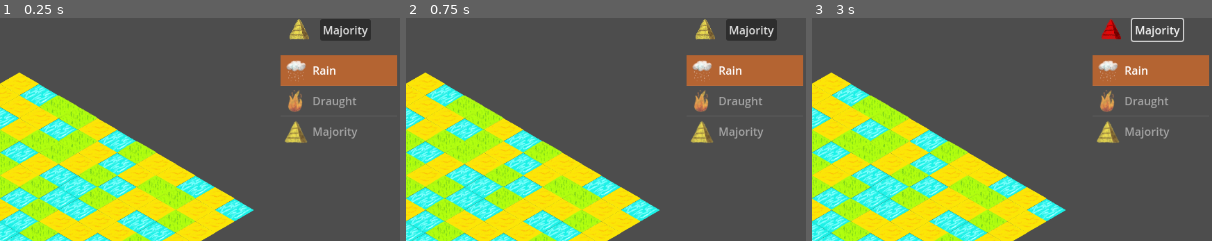
Above: before the commit, frames 1-3 (left to right).
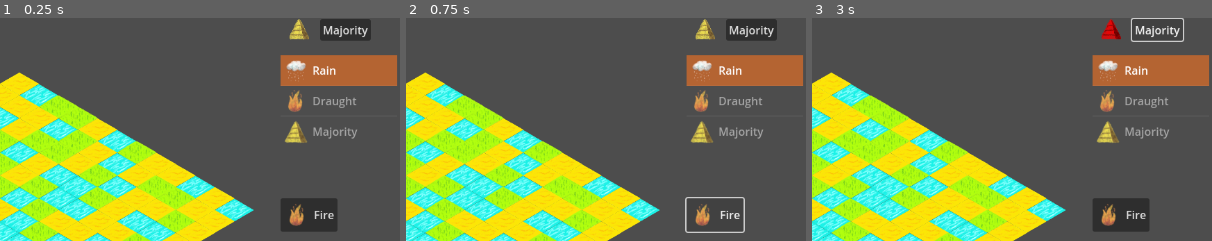
Above: after the commit, the same moments.

Repository: matouseek/game_jam_24
Game: Godot game, scene res://scenes/game.tscn
Same seed, same stepped clock (60 frames per second), same inputs: the game is played once before the commit and once after it. The engine's default icon, where the game draws it, is replaced by a stand-in: a white triangle on a blue panel in a dark square.
Inputs (mouse positions are % of the whole screen's width and height, from its top left):
- Up to frame 1 (0.25 s): no input
- Up to frame 2 (0.75 s): click (89, 70) at 0.5 s, where only the run after the commit has a clickable "Fire"
- Up to frame 3 (3 s): click "Rain" at 1.25 s; click "Draught" at 2 s; click "Majority" at 2.75 s
The pictures show only the part of the screen within x 50-100%, y 26-76%; the shares and areas given below are measured in that part.

The runs differ from the first frame. In frame 1, 2.0% of the frame differs, in the area x 70-85%, y 80-96%; in frame 2, 0.7%; in frame 3, 2.0%.

Commit message:
GridContainer v1.0

Diff:
--- a/scenes/hud.tscn
+++ b/scenes/hud.tscn
@@ -190,6 +190,17 @@
 item_2/text = "Majority"
 item_2/icon = ExtResource("10_0ka61")
 
+[node name="Container" type="GridContainer" parent="."]
+offset_left = 980.0
+offset_top = 431.0
+offset_right = 1108.0
+offset_bottom = 583.0
+
+[node name="Button" type="Button" parent="Container"]
+layout_mode = 2
+text = "Fire"
+icon = ExtResource("9_v6t22")
+
 [connection signal="pressed" from="Actions/Rain/Rain" to="." method="_on_rain_pressed"]
 [connection signal="pressed" from="Actions/Draught/Draught" to="." method="_on_draught_pressed"]
 [connection signal="pressed" from="Actions/Majority/Majority" to="." method="_on_majority_pressed"]
